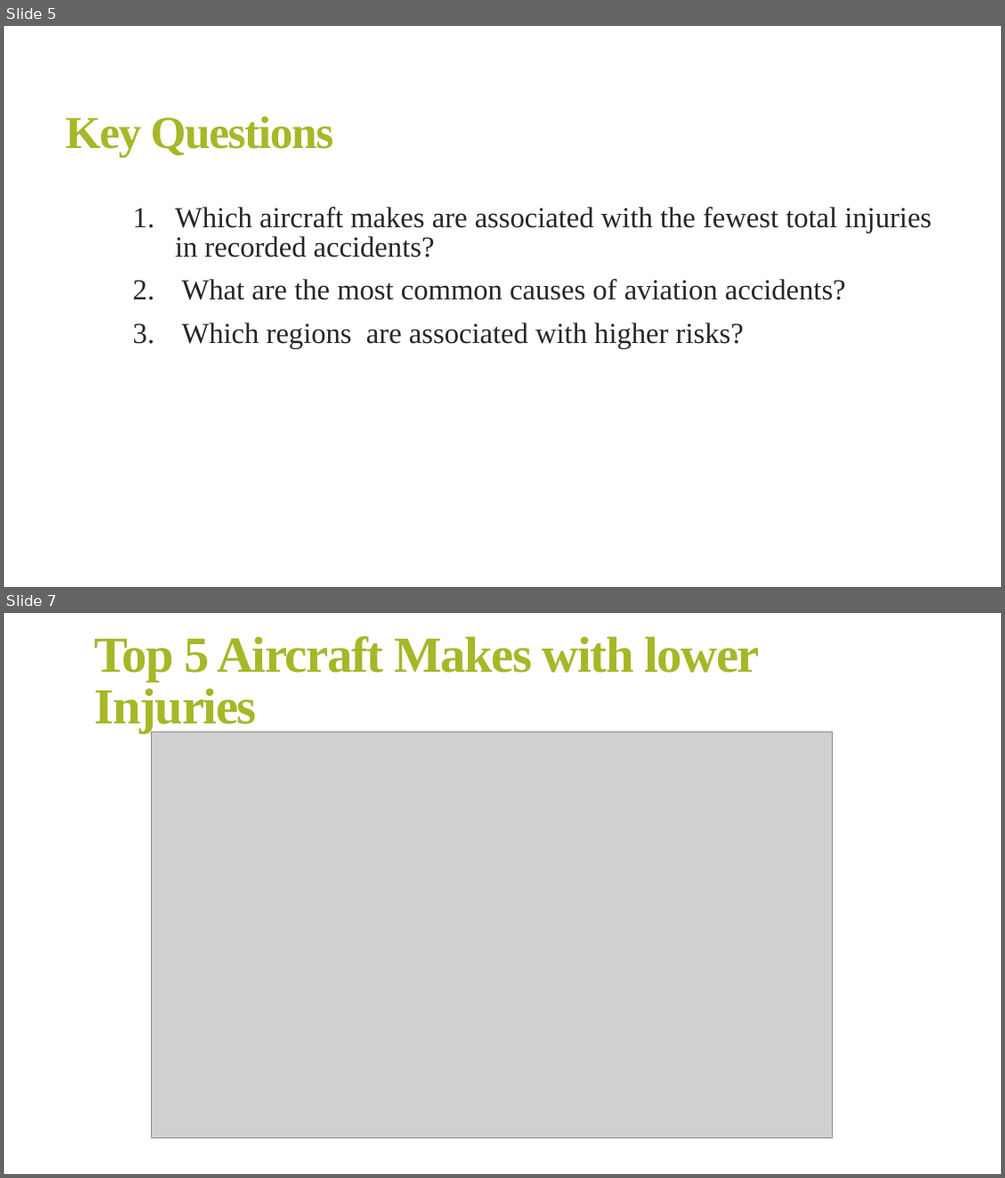
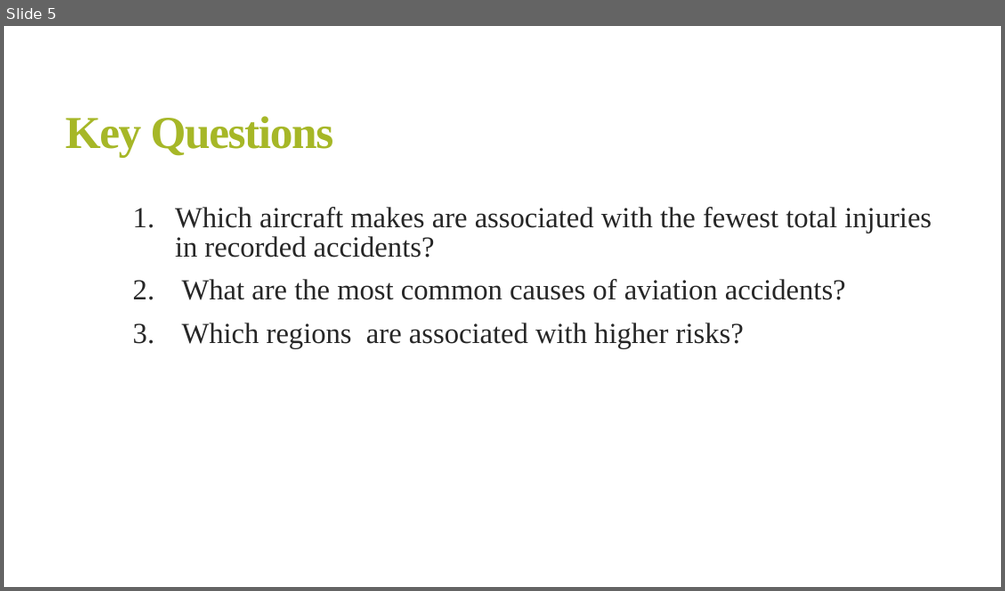
Before and after one commit to FranciscarNdanu/PHASE-1-PROJECT, a slide deck: Presentation.pptx. Shown one above the other, each under a label of ours: slides 5 and 7 before the commit, slide 5 after it; the slides between them are not shown. The pictures are 1005x1178 and 1005x591 pixels, drawn with LibreOffice and Linux fonts; fonts in the diff are those of the drawing; grey boxes stand for pictures. Boxes give left, top, right and bottom in pixels: in the first picture for what was removed or moved away, otherwise in the second. Text is boxed around its words. In the diff, an @@ line names an element or a change of style, - is before the commit and + after.

```diff
--- a/Presentation.pptx
+++ b/Presentation.pptx
@@ slide 7 removed at bbox=[4, 613, 1001, 1174], background #FFFFFF @@
@@ title removed at bbox=[94, 636, 760, 733] @@
-Top 5 Aircraft Makes with lower Injuries
@@ picture removed at bbox=[152, 732, 833, 1137] @@
```
Also in this commit, not shown: 5 slides changed, 2 slides added, 1 other slide removed, 11 other files.
